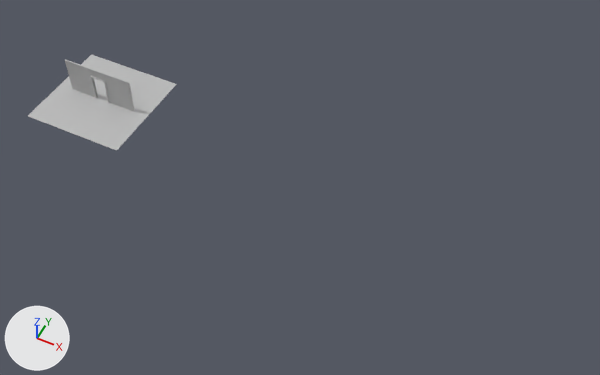
The FBX model unity/Basic/Assets/Models/new_room.fbx, before and after one commit.
Before and after are seen from a 50 mm lens placed at (0.363, -0.374, 0.45), pointed at (0.181, -0.01, -0.005). Lighting does not change. The marker at lower left points along +X, +Y and +Z. Where no turn or scale is listed for an object, it has been applied to the vertices.

Objects in the first picture: 'door_frame', 'floor_test', 'wall_test2'.
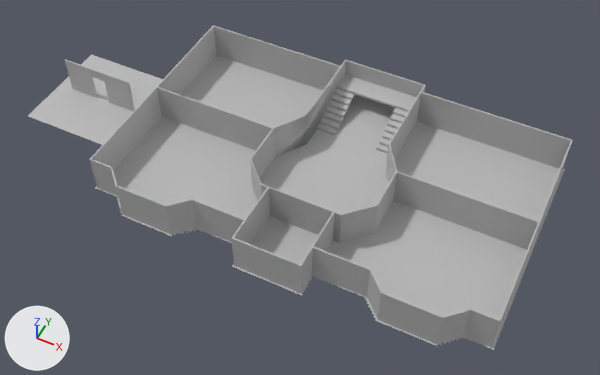
Boxes [x1, y1, x2, y2] around the edits, measured in the pictures (600 x 375 px):
'floor_lower', added
    after: [95, 55, 565, 350]
'walls_working', added
    after: [89, 25, 573, 348]
'stairs', added
    after: [317, 74, 417, 154]
'wall_test', now drawn
    after: [65, 59, 135, 111]
'door_frame', no longer drawn
    before: [90, 76, 110, 103]
'wall_test2', unchanged, covered by the edit
    before: [65, 59, 135, 111]

The change, as a diff of the scene's bpy script:
```diff
--- a/unity/Basic/Assets/Models/new_room.fbx.py
+++ b/unity/Basic/Assets/Models/new_room.fbx.py
@@ me_mesh_005 @@
+me_mesh_005.from_pydata(...)  # 204 vertices, 173 faces; spans x -0.149..0.149, y -0.098..0.098, z -0.015..0.015
+me_mesh_005.materials.append(mat_lambert1)  # grey #bcbcbc
@@ me_mesh_1 @@
+me_mesh_1.from_pydata(...)  # 4417 vertices, 4010 faces; spans x -0.154..0.15, y -0.097..0.099, z 0.0
+me_mesh_1.materials.append(mat_lambert1)  # grey #bcbcbc
@@ me_mesh_006 @@
+me_mesh_006.from_pydata(...)  # 112 vertices, 90 faces; spans x -0.0327..0.0328, y -0.0257..0.0257, z -0.008..0.008
+me_mesh_006.materials.append(mat_lambert1)  # grey #bcbcbc
@@ ob_wall_test @@
-ob_wall_test = bpy.data.objects.new('wall_test', None)
+ob_wall_test = bpy.data.objects.new('wall_test', me_mesh_001)
 ob_wall_test.location = (0.0, 0.0, 0.015)
 ob_wall_test.rotation_euler = (1.571, 0.0, 0.0)  # degrees (90, 0, 0)
-ob_wall_test.scale = (0.06, 0.03, 0.001)
+ob_wall_test.scale = (0.01, 0.01, 0.01)
@@ ob_door_frame @@
-ob_door_frame = bpy.data.objects.new('door_frame', me_mesh_002)
-ob_door_frame.location = (0.0, 0.0, 0.0115)
-ob_door_frame.rotation_euler = (1.571, 0.0, 0.0)  # degrees (90, 0, 0)
-ob_door_frame.scale = (0.01, 0.01, 0.01)
+ob_door_frame = bpy.data.objects.new('door_frame', None)
+ob_door_frame.parent = ob_history
+ob_door_frame.location = (0.0, 0.0, 0.0)
+ob_door_frame.scale = (1.4, 2.3, 0.25)
@@ ob_walls_working @@
+ob_walls_working = bpy.data.objects.new('walls_working', me_mesh_005)
+ob_walls_working.location = (0.2, 0.001, 0.015)
@@ ob_floor_lower @@
+ob_floor_lower = bpy.data.objects.new('floor_lower', me_mesh_1)
+ob_floor_lower.location = (0.2, 0.0, 0.0)
@@ ob_stairs @@
+ob_stairs = bpy.data.objects.new('stairs', me_mesh_006)
+ob_stairs.location = (0.2001, 0.072, 0.008)
```
